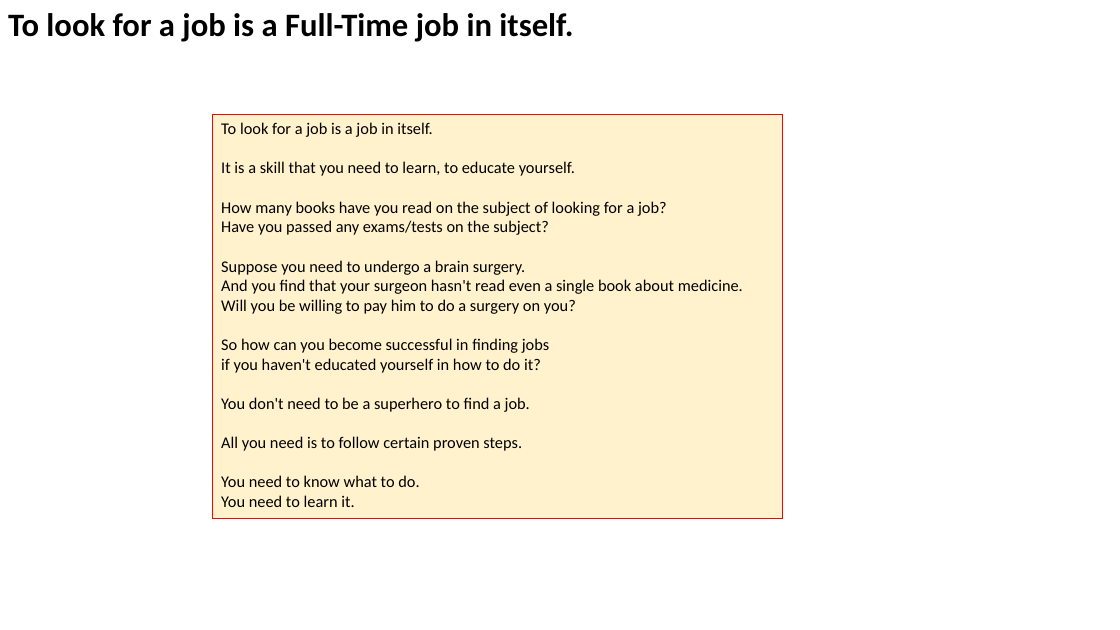
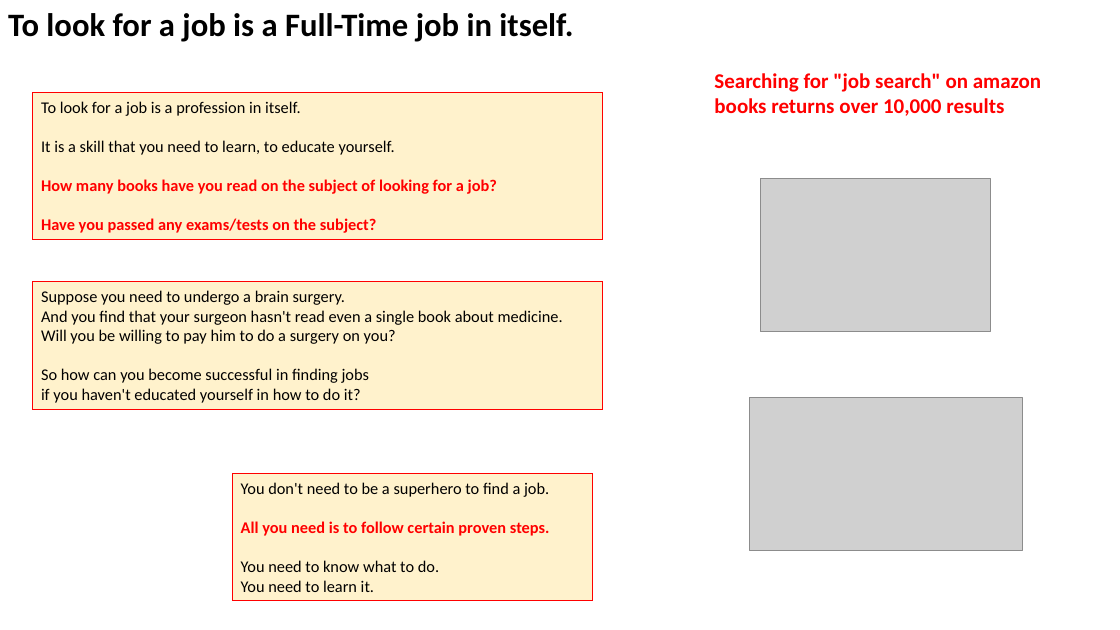
Before and after one commit to lselector/marketing, a slide deck: slide 12 of Job_Searching.pptx. Drawn at 1120x630 pixels with LibreOffice and Linux fonts; fonts in the diff are those of the drawing; grey boxes stand for pictures. Boxes give left, top, right and bottom in pixels: in the first picture for what was removed or moved away, otherwise in the second. Text is boxed around its words. In the diff, an @@ line names an element or a change of style, - is before the commit and + after.

Commit message:
update

```diff
--- a/Job_Searching.pptx
+++ b/Job_Searching.pptx
@@ text added at (714,73,1041,116), 18 pt, text #FF0000, bold @@
+Searching for "job search" on amazon books returns over 10,000 results
@@ rectangle "To look for a job ...": place and size @@
-rectangle "To look for a job ..." at (213,114,782,518)
+rectangle "To look for a job ..." at (33,92,602,239)
@@ text in rectangle at (41,101,301,116): text changed @@
-To look for a job is a job in itself.
+To look for a job is a profession in itself.
@@ text in rectangle at (41,179,497,233): text colour #000000 to #FF0000, bold on in "How many books have you read on ...", "Have you passed any exams/tests on the ..." @@
@@ picture added at (760,179,991,332) @@
@@ text in rectangle at (221,260,743,507): paragraphs removed @@
-Suppose you need to undergo a brain surgery.
-And you find that your surgeon hasn't read even a single book about medicine.
-Will you be willing to pay him to do a surgery on you?
-So how can you become successful in finding jobs
-if you haven't educated yourself in how to do it?
-You don't need to be a superhero to find a job.
-All you need is to follow certain proven steps.
-You need to know what to do.
-You need to learn it.
@@ rectangle added at (33,282,602,409), fill #FFF2CC, outline #FF0000 0.75 pt, 14 pt, text #000000 @@
+Suppose you need to undergo a brain surgery.
+And you find that your surgeon hasn't read even a single book about medicine.
+Will you be willing to pay him to do a surgery on you?
+So how can you become successful in finding jobs
+if you haven't educated yourself in how to do it?
@@ picture added at (750,397,1023,550) @@
@@ rectangle added at (233,474,592,601), fill #FFF2CC, outline #FF0000 0.75 pt, 14 pt, text #000000 @@
+You don't need to be a superhero to find a job.
+All you need is to follow certain proven steps.
+You need to know what to do.
+You need to learn it.
```
Also in this commit, not shown: 2 other slides changed.
